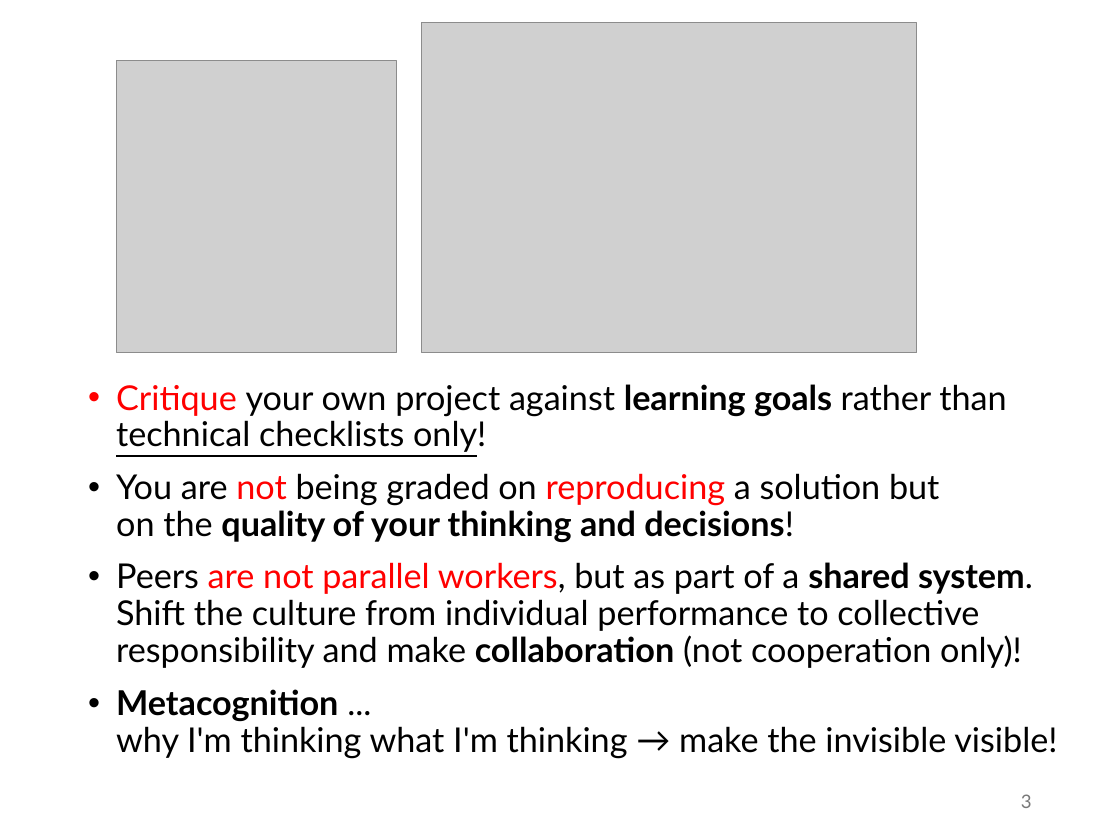
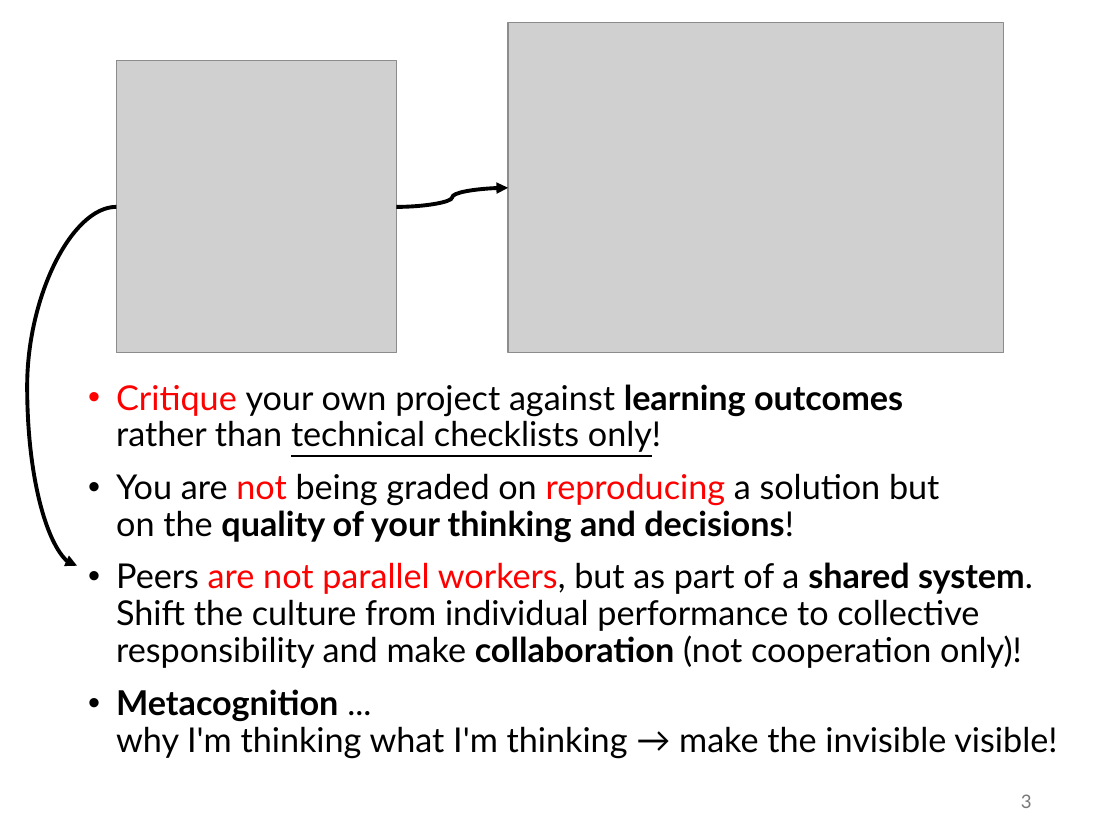
Before and after one commit to abuabara/abuabara.github.io, a slide deck: slide 3 of DAEN460S26/week6.pptx. Drawn at 1120x840 pixels with LibreOffice and Linux fonts; fonts in the diff are those of the drawing; grey boxes stand for pictures. Boxes give left, top, right and bottom in pixels: in the first picture for what was removed or moved away, otherwise in the second. Text is boxed around its words. In the diff, an @@ line names an element or a change of style, - is before the commit and + after.

```diff
--- a/DAEN460S26/week6.pptx
+++ b/DAEN460S26/week6.pptx
@@ picture: place and size @@
-picture at (421, 22, 917, 353)
+picture at (508, 22, 1005, 353)
@@ curved arrow added from (116, 207) to (77, 566), #000000 2.5 pt @@
@@ curved arrow added from (396, 207) to (508, 188), #000000 2.5 pt @@
@@ text at (116, 384, 903, 452): text changed @@
-• Critique your own project against learning goals rather than technical checklists only!
+• Critique your own project against learning outcomes
+  rather than technical checklists only!
```
Also in this commit, not shown: 7 other slides changed, 2 slides added, 1 slide removed, 1 other file.
